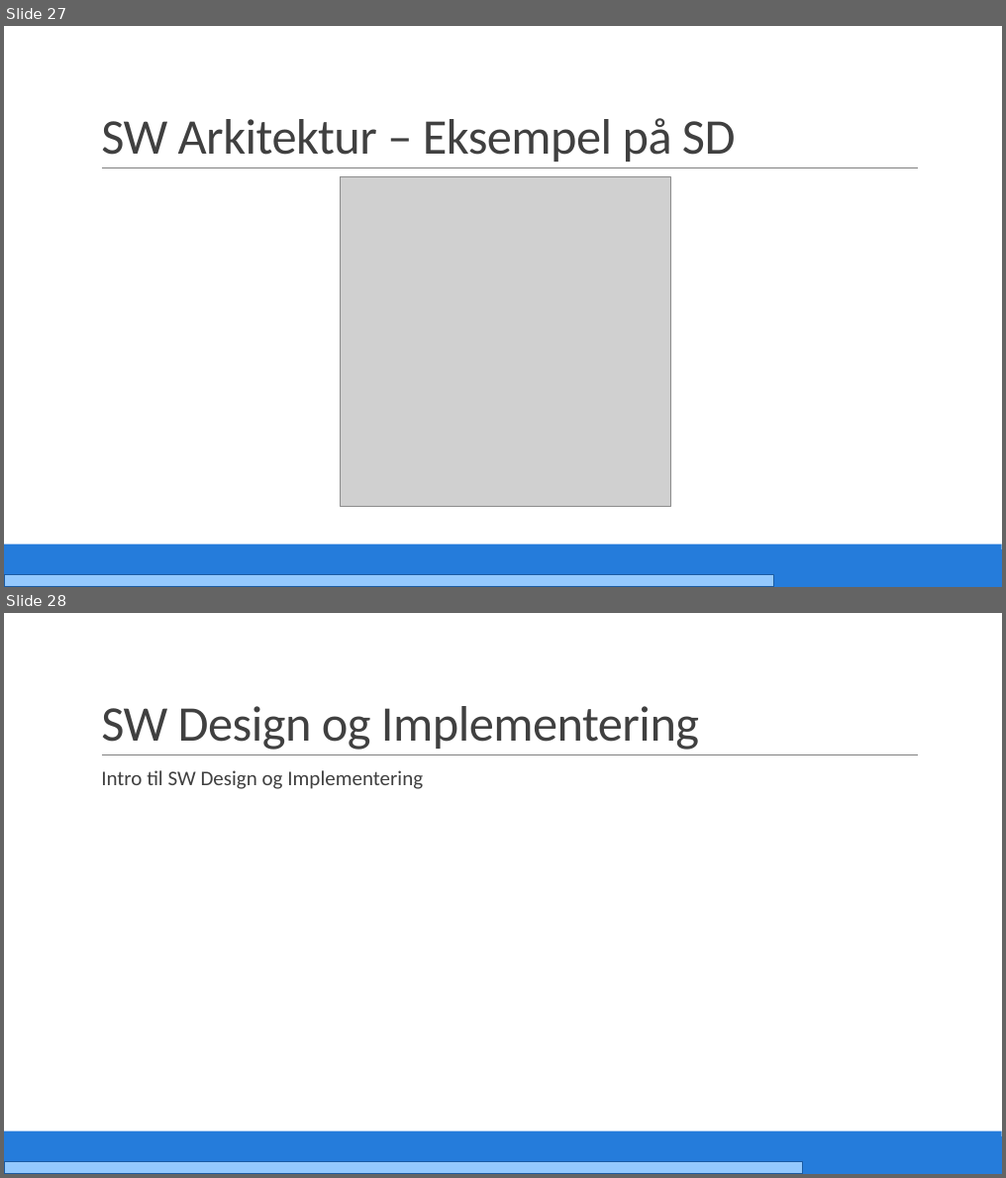
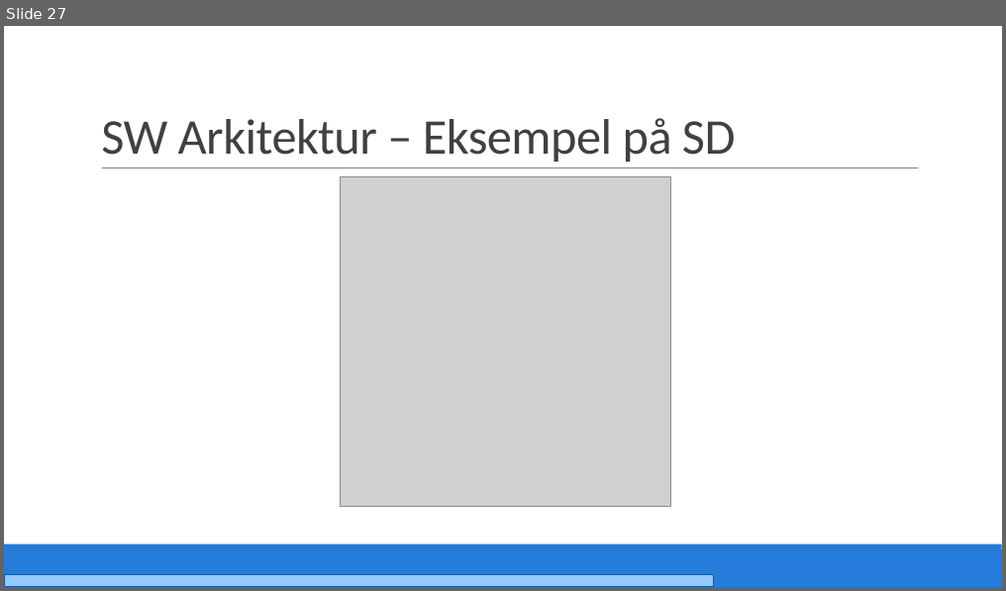
Before and after one commit to PRJ2GR15/Rapport, a slide deck: Fremlæggelse/Fremlæggelse.pptm. Shown one above the other, each under a label of ours: slides 27 and 28 before the commit, slide 27 after it. The pictures are 1006x1178 and 1006x591 pixels, drawn with LibreOffice and Linux fonts; fonts in the diff are those of the drawing; grey boxes stand for pictures. Boxes give left, top, right and bottom in pixels: in the first picture for what was removed or moved away, otherwise in the second. Text is boxed around its words. In the diff, an @@ line names an element or a change of style, - is before the commit and + after.

```diff
--- a/Fremlæggelse/Fremlæggelse.pptm
+++ b/Fremlæggelse/Fremlæggelse.pptm
@@ slide 28 removed at (x1=4, y1=613, x2=1002, y2=1174), background #FFFFFF; not listed: 3 template elements that a slide beside it also shows @@
@@ title removed at (x1=101, y1=706, x2=699, y2=750) @@
-SW Design og Implementering
@@ text removed at (x1=101, y1=770, x2=423, y2=789) @@
-  Intro til SW Design og Implementering
@@ rectangle removed at (x1=4, y1=1161, x2=803, y2=1174) @@
@@ slide 27 changed as well @@
@@ rectangle resized from (x1=4, y1=574, x2=774, y2=587) to (x1=4, y1=574, x2=713, y2=587) @@
```
Also in this commit, not shown: 36 other slides changed, 1 slide added, 1 other file.
